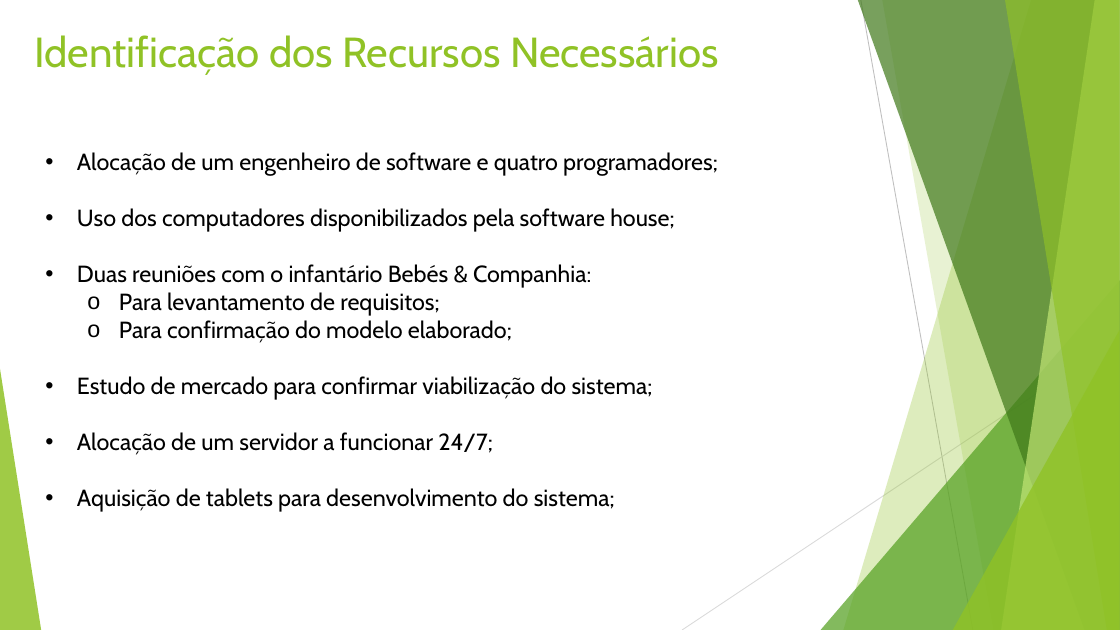
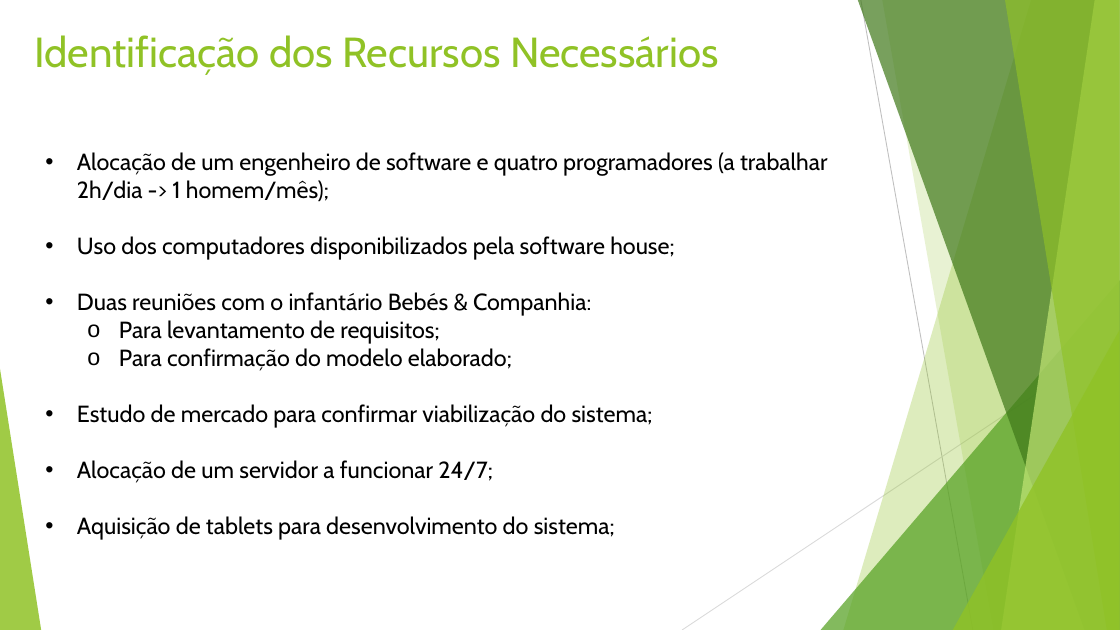
Before and after one commit to vitorjrc/babysitting-system, a slide deck: slide 7 of relatorio/LI4.pptx. Drawn at 1120x630 pixels with LibreOffice and Linux fonts; fonts in the diff are those of the drawing. Boxes give left, top, right and bottom in pixels: in the first picture for what was removed or moved away, otherwise in the second. Text is boxed around its words. In the diff, an @@ line names an element or a change of style, - is before the commit and + after.

```diff
--- a/relatorio/LI4.pptx
+++ b/relatorio/LI4.pptx
@@ text at bbox=[77, 152, 827, 202]: text changed @@
-• Alocação de um engenheiro de software e quatro programadores;
+• Alocação de um engenheiro de software e quatro programadores (a trabalhar 2h/dia -> 1 homem/mês);
```
Also in this commit, not shown: 7 other slides changed.
